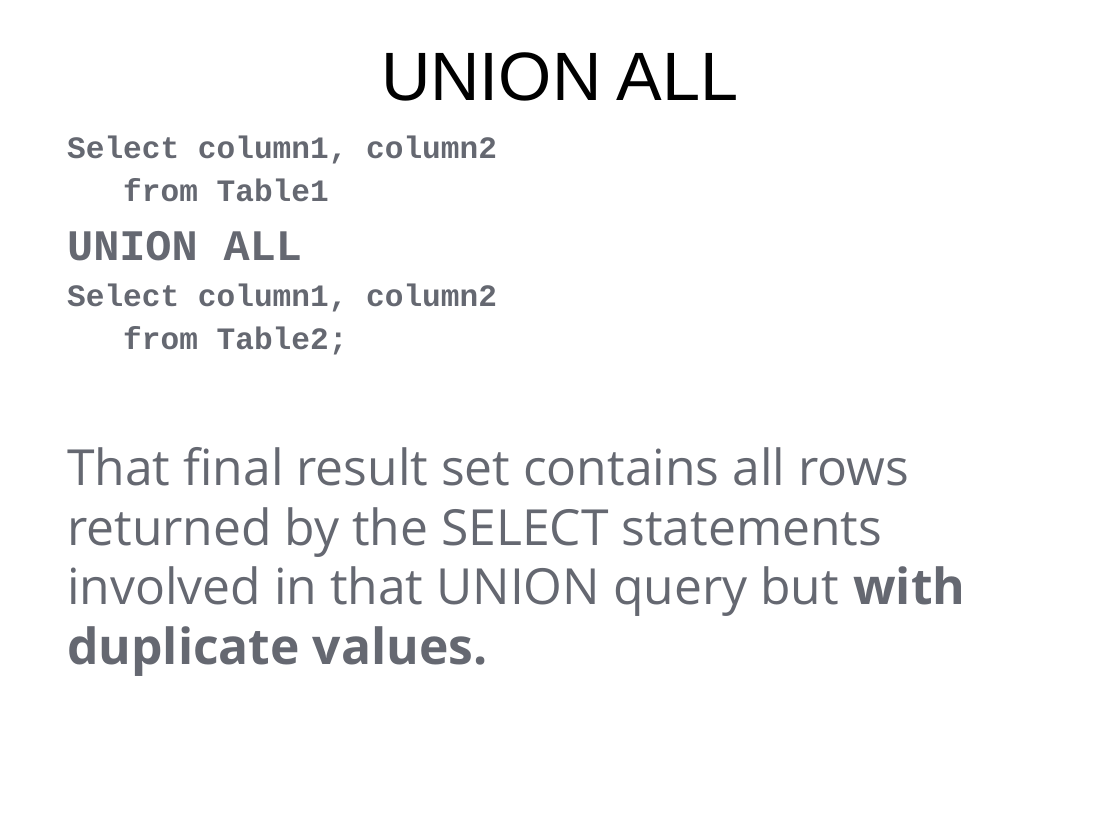
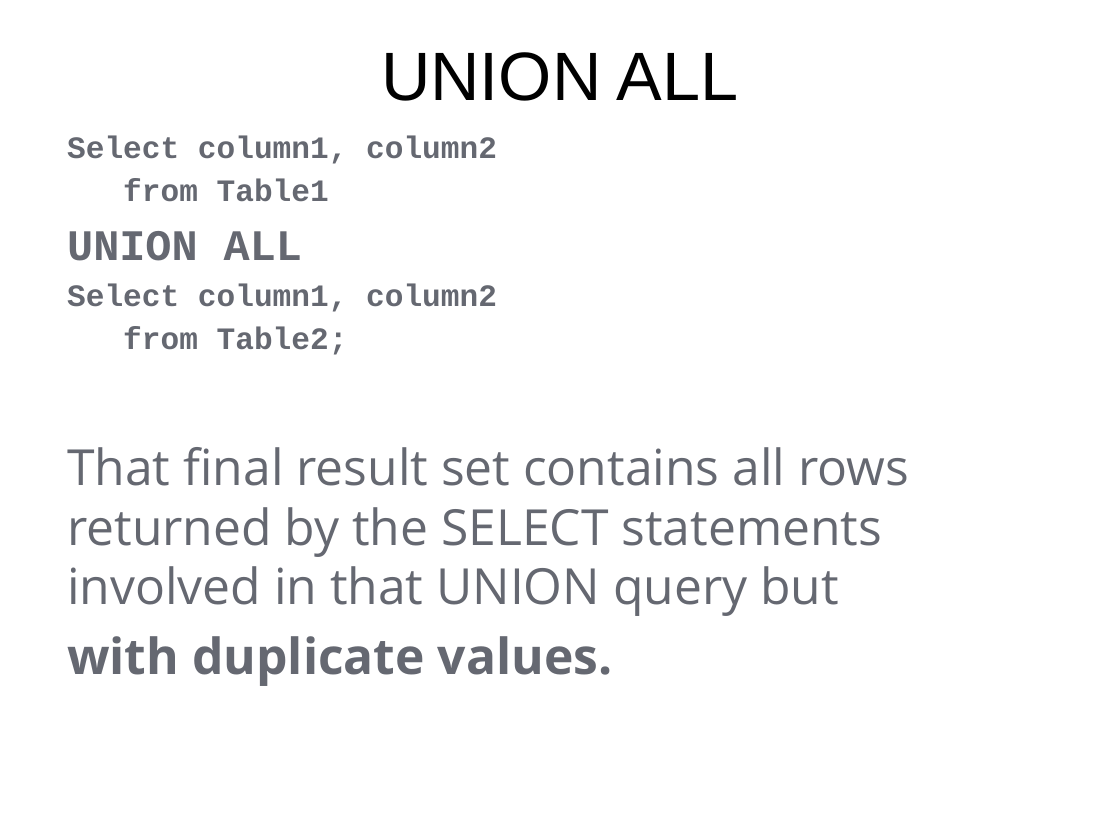
Before and after one commit to mahmoudparsian/data-warehousing-and-business-intelligence, a slide deck: slide 35 of resources/class_lectures/week_02_intro_to_relational_databases.pptx (slide 34 before the commit). Drawn at 1120x840 pixels with LibreOffice and Linux fonts; fonts in the diff are those of the drawing. Boxes give left, top, right and bottom in pixels: in the first picture for what was removed or moved away, otherwise in the second. Text is boxed around its words. In the diff, an @@ line names an element or a change of style, - is before the commit and + after.

```diff
--- a/resources/class_lectures/week_02_intro_to_relational_databases.pptx
+++ b/resources/class_lectures/week_02_intro_to_relational_databases.pptx
@@ text at bbox=[67, 447, 909, 686]: text changed @@
-That final result set contains all rows returned by the SELECT statements involved in that UNION query but with duplicate values.
+That final result set contains all rows returned by the SELECT statements involved in that UNION query but
+with duplicate values.
```
Also in this commit, not shown: 7 other slides changed, 1 slide added, 3 other files.
